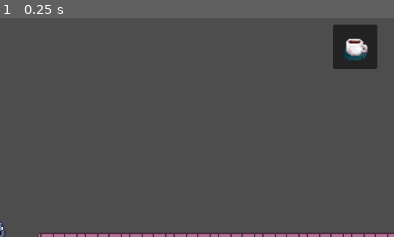
Above: before the commit, frame 1.
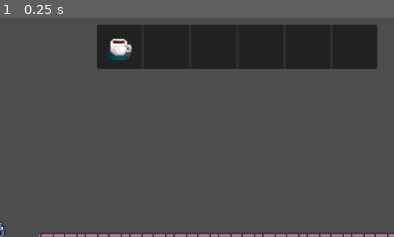
Above: after the commit, the same moment.

Repository: dudusteo/yet-another-roguelike
Game: Godot game, scene res://scenes/main_scene.tscn
The game is run twice, just before and just after one commit, with the same random seed, the same clock (stepped at 60 frames per second) and the same inputs. The engine's default icon, where the game draws it, is replaced by a stand-in: a white triangle on a blue panel in a dark square.
Inputs:
- Up to frame 1 (0.25 s): no input
The pictures show only the part of the screen within x 50-100%, y 0-50%; the shares and areas given below are measured in that part.

The runs differ from the first frame. In frame 1, 13% of the frame differs, in the area x 24-94%, y 3-24%.

Commit message:
Add android export, add option to swap items

Diff:
--- /dev/null
+++ b/inventory/armor.tres
@@ -0,0 +1,12 @@
+[gd_resource type="Resource" script_class="ItemDataEquip" load_steps=3 format=3 uid="uid://c56resaoht8da"]
+
+[ext_resource type="Script" path="res://inventory/item_data_equip.gd" id="1_8potv"]
+[ext_resource type="Texture2D" uid="uid://bhgrw32ph40xh" path="res://sprites/Owlet_Monster.png" id="2_eugkg"]
+
+[resource]
+script = ExtResource("1_8potv")
+main_stat = 5.0
+sub_stat = [5.0, 5.0, 5.0]
+name = "Iron Armor"
+description = "Helmet"
+texture = ExtResource("2_eugkg")
--- a/inventory/inventory_data.gd
+++ b/inventory/inventory_data.gd
@@ -1,7 +1,28 @@
 extends Resource
 class_name InventoryData
 
+signal inventory_updated(inventody_data: InventoryData)
+signal inventory_interact(inventory_data: InventoryData, index: int)
+
 @export var item_datas: Array[ItemData]
 
-func _on_slot_clicked(index: int) -> void:
-	print("inventory interact")
+func grab_item_data(_index: int) -> ItemData:
+	var item_data: ItemData = item_datas[_index]
+
+	if item_data:
+		item_datas[_index] = null
+		inventory_updated.emit(self)
+		return item_data
+	else:
+		return null
+
+func drop_item_data(_grabbed_item_data: ItemData, _index: int) -> ItemData:
+	var item_data: ItemData = item_datas[_index]
+
+	item_datas[_index] = _grabbed_item_data
+	inventory_updated.emit(self)
+	return item_data
+
+
+func _on_slot_clicked(_index: int) -> void:
+	emit_signal("inventory_interact", self, _index)
--- /dev/null
+++ b/inventory/inventory_data_equip.gd
@@ -0,0 +1,2 @@
+extends InventoryData
+class_name InventoryDataEquip
--- /dev/null
+++ b/inventory/item_data_equip.gd
@@ -0,0 +1,5 @@
+extends ItemData
+class_name ItemDataEquip
+
+@export var main_stat: float
+@export var sub_stat: Array[float]
--- a/project.godot
+++ b/project.godot
@@ -15,11 +15,11 @@
 config/features=PackedStringArray("4.1", "Mobile")
 config/icon="res://icon.svg"
 
-[input_devices]
+[display]
 
-pointing/emulate_touch_from_mouse=true
-pointing/emulate_mouse_from_touch=false
+window/handheld/orientation=4
 
 [rendering]
 
 renderer/rendering_method="mobile"
+textures/vram_compression/import_etc2_astc=true
--- a/scenes/main_scene.tscn
+++ b/scenes/main_scene.tscn
@@ -32,7 +32,7 @@
 
 [sub_resource type="Resource" id="Resource_jla61"]
 script = ExtResource("6_8dlua")
-item_datas = [SubResource("Resource_wuwnh")]
+item_datas = [SubResource("Resource_wuwnh"), null, null, null, null, null]
 
 [node name="Root" type="Node"]
 script = ExtResource("1_hll4a")
--- a/ui/hot_bar.gd
+++ b/ui/hot_bar.gd
@@ -5,6 +5,7 @@
 @onready var h_box_container = $MarginContainer/HBoxContainer
 
 func set_inventory_data(_inventory_data: InventoryData) -> void:
+	_inventory_data.inventory_updated.connect(populate_hot_bar)
 	populate_hot_bar(_inventory_data)
 
 func populate_hot_bar(_inventory_data: InventoryData) -> void:
--- a/ui/slot.tscn
+++ b/ui/slot.tscn
@@ -1,6 +1,5 @@
-[gd_scene load_steps=3 format=3 uid="uid://cdf4gub1vn4uw"]
+[gd_scene load_steps=2 format=3 uid="uid://cdf4gub1vn4uw"]
 
-[ext_resource type="Texture2D" uid="uid://beglidykoxp5m" path="res://icon.svg" id="1_bws1h"]
 [ext_resource type="Script" path="res://ui/slot.gd" id="1_siuue"]
 
 [node name="Slot" type="PanelContainer"]
@@ -16,7 +15,6 @@
 
 [node name="TextureRect" type="TextureRect" parent="MarginContainer"]
 layout_mode = 2
-texture = ExtResource("1_bws1h")
 expand_mode = 1
 stretch_mode = 4
 
--- a/ui/ui_manager.gd
+++ b/ui/ui_manager.gd
@@ -1,7 +1,16 @@
 extends CanvasLayer
 
-@onready var speed_bar = $MarginContainer/SpeedBar
+var grabbed_item_data: ItemData
+
 @onready var hot_bar = $MarginContainer/HotBar
 
 func set_player_inventory_data(_inventory_data: InventoryData) -> void:
+	_inventory_data.inventory_interact.connect(_on_inventory_interact)
 	hot_bar.set_inventory_data(_inventory_data)
+
+func _on_inventory_interact(_inventory_data: InventoryData, _index: int) -> void:
+	match [grabbed_item_data]:
+		[null]:
+			grabbed_item_data = _inventory_data.grab_item_data(_index)
+		[_]:
+			grabbed_item_data = _inventory_data.drop_item_data(grabbed_item_data, _index)
Not shown, added: export_presets.cfg
